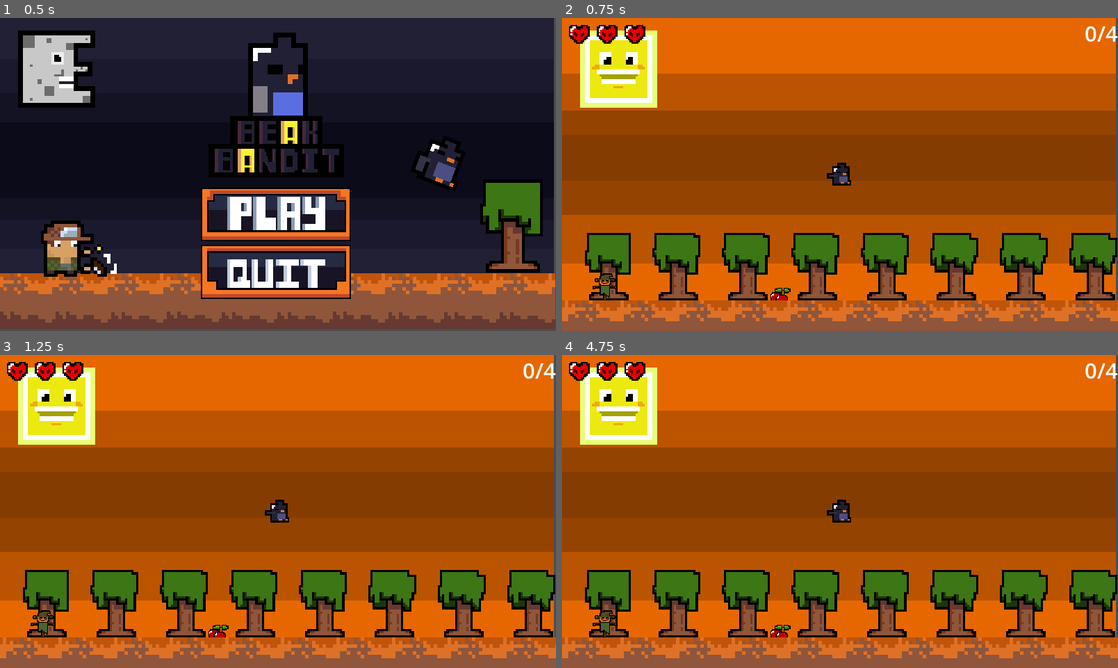
Above: before the commit, frames 1-4 (two rows, left to right).
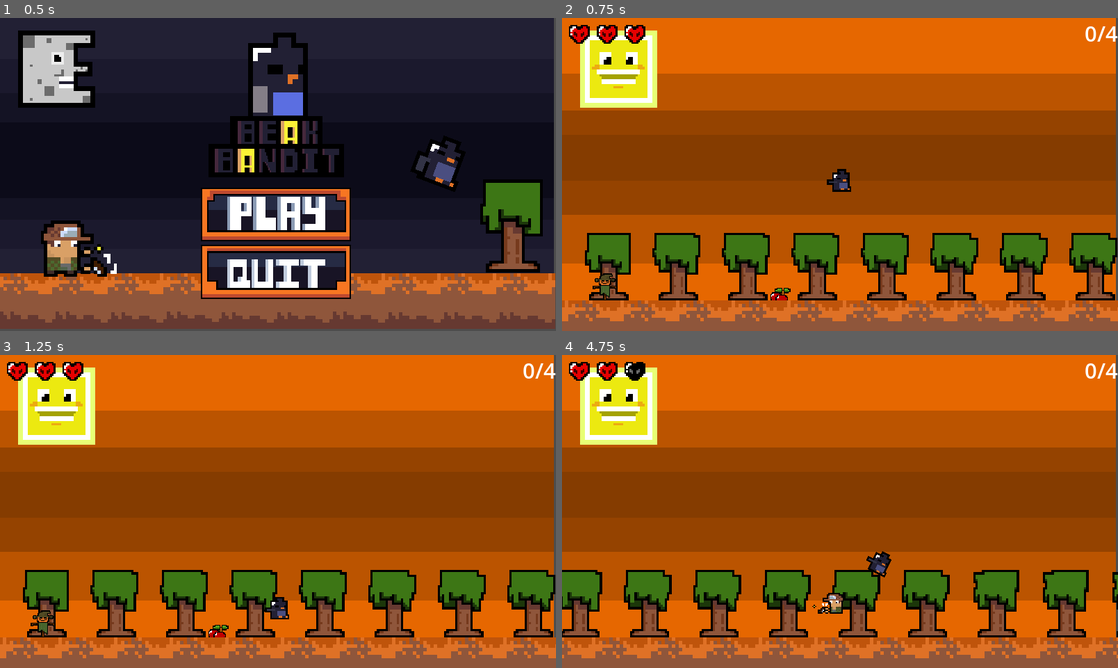
Above: after the commit, the same moments.

Repository: pochoco24/wild-jam-62
Game: Godot game, scene res://Scenes/ui_menu.tscn
Same seed, same stepped clock (60 frames per second), same inputs: the game is played once before the commit and once after it.
Inputs (mouse positions are in pixels of both pictures, inside the frame that each line leads up to):
- Up to frame 1 (0.5 s): no input
- Up to frame 2 (0.75 s): click (840, 212) at 0.5 s
- Up to frame 3 (1.25 s): no input
- Up to frame 4 (4.75 s): hold D (right) 1.28-2.78 s; tap W (flap) at 1.52, 1.82, 2.27, 2.57, 3.77, 4.07, 4.52 s; hold A (left) 2.78-3.53 s; hold D (right) from 3.53 s (still down)

Frame 1 is identical in both runs. In frame 2, 0.3% of the frame differs, in the area x 47-52%, y 46-56%; in frame 3, 0.5%; in frame 4, 21%, in the area x 0-100%, y 2-97%.
Error before the commit: Parse Error: Unindent doesn't match the previous indentation level. (res://Scripts/Player.gd:56)

Commit message:
fixed indent problem

Diff:
--- a/Scripts/Player.gd
+++ b/Scripts/Player.gd
@@ -54,7 +54,7 @@
 
 		if hearts == 0:
 			print("You lose")
-      %ui.failed()
+			%ui.failed()
 
 		$InvinsibilityTimer.start(1.0)
 
--- a/Scripts/ui.gd
+++ b/Scripts/ui.gd
@@ -3,7 +3,7 @@
 var fail_screen = false
 
 func _unhandled_input(event):
-	if event.is_action_released("esc") and fail_screen == false:
+	if event.is_action_pressed("esc") and fail_screen == false:
 		get_tree().paused = true
 		$pause/ui.show()
 
--- a/project.godot
+++ b/project.godot
@@ -42,7 +42,6 @@
 , Object(InputEventKey,"resource_local_to_scene":false,"resource_name":"","device":-1,"window_id":0,"alt_pressed":false,"shift_pressed":false,"ctrl_pressed":false,"meta_pressed":false,"pressed":false,"keycode":0,"physical_keycode":4194320,"key_label":0,"unicode":0,"echo":false,"script":null)
 ]
 }
-
 test={
 "deadzone": 0.5,
 "events": [Object(InputEventKey,"resource_local_to_scene":false,"resource_name":"","device":-1,"window_id":0,"alt_pressed":false,"shift_pressed":false,"ctrl_pressed":false,"meta_pressed":false,"pressed":false,"keycode":0,"physical_keycode":92,"key_label":0,"unicode":92,"echo":false,"script":null)
@@ -54,8 +53,6 @@
 ]
 }
 
-
-
 [layer_names]
 
 2d_physics/layer_1="Player Collisions"
